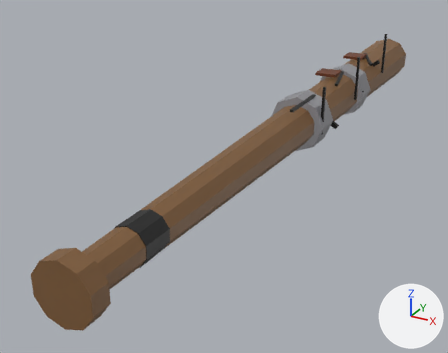
Before and after pictures for a commit that changed the glTF model assets/generated/items/bat_w2.glb.
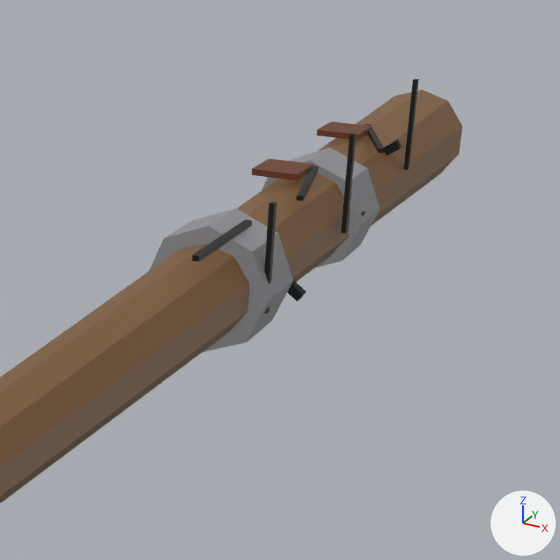
There are two pictures of each version: one whole from a 50 mm lens placed at (0.287, -0.415, 0.261), pointed at (-0.064, 0.222, -0.058), one close up on the part from 46% to 100% of the width and 0% to 68% of the height. The axes (+X, +Y, +Z) are drawn at lower right. The lights are the same throughout. The first two pictures are the older version. Vertices at exactly the same position are counted once.

Before the edit, the objects in view are built like this:
```python
me_bat_w2 = bpy.data.meshes.new('bat_w2')
me_bat_w2.from_pydata(...)  # 180 vertices, 296 faces; spans x -0.037..0.037, y -0.14..0.73, z -0.037..0.072
me_bat_w2.materials.append(mat_defaultmaterial)
ob_bat_w2 = bpy.data.objects.new('bat_w2', me_bat_w2)
ob_bat_w2.location = (0.0, 0.0, 0.0)
```
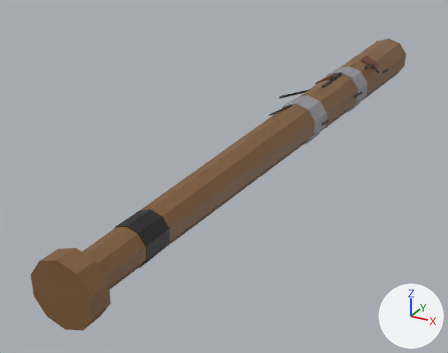
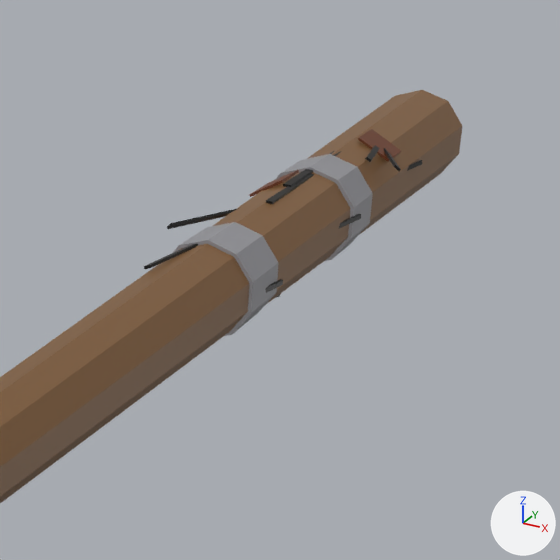
Where the change shows, as pixel boxes [x1, y1, x2, y2] in the close-ups (560 x 560 px; the box of a moved part takes in the faces that stretch with it):
'bat_w2', reshaped
    before: [0, 79, 462, 503]
    after: [0, 90, 462, 503]
part 1 of me_bat_w2, added
    after: [275, 154, 373, 261]
part 2 of me_bat_w2, added
    after: [173, 222, 278, 336]
part 3 of me_bat_w2, moved or reshaped
    before: [296, 166, 319, 201]
    after: [144, 243, 198, 269]
part 4 of me_bat_w2, added
    after: [283, 151, 342, 187]
part 5 of me_bat_w2, moved or reshaped
    before: [192, 220, 252, 262]
    after: [266, 174, 314, 204]
part 6 of me_bat_w2, moved or reshaped
    before: [365, 124, 384, 153]
    after: [365, 145, 380, 162]
part 7 of me_bat_w2, deleted
    before: [341, 133, 356, 233]
part 8 of me_bat_w2, deleted
    before: [287, 281, 306, 301]
part 9 of me_bat_w2, deleted
    before: [404, 79, 419, 170]
part 10 of me_bat_w2, deleted (brown)
    before: [252, 159, 313, 181]
part 11 of me_bat_w2, deleted
    before: [265, 202, 277, 313]
part 12 of me_bat_w2, moved or reshaped
    before: [149, 122, 402, 352]
    after: [167, 129, 422, 298]

The change in detail:
me_bat_w2 is used by ob_bat_w2; location (0.0, 0.0, 0.0).
me_bat_w2 had 180 vertices, 296 faces and spanned x -0.037..0.037, y -0.14..0.73, z -0.037..0.072.
me_bat_w2 now has 212 vertices, 348 faces and spans x -0.041..0.044, y -0.14..0.73, z -0.036..0.036.
me_bat_w2 part 1: a new loose piece, a 10-sided cylinder along y spanning x -0.031..0.031, y 0.464..0.504, z -0.033..0.033, in mat_defaultmaterial.
me_bat_w2 part 2: a new loose piece, a 10-sided cylinder along y spanning x -0.027..0.027, y 0.297..0.337, z -0.029..0.029, in mat_defaultmaterial.
me_bat_w2 part 3: the loose piece of 8 vertices spanning x 0.004..0.023, y 0.386..0.459, z 0.032..0.035 is scaled about its middle by (0.686, -1.01, -0.501), then moved by (-0.022, -0.136, -0.009).
me_bat_w2 part 4: a new loose piece, a box spanning x -0.0025..0.0025, y 0.4224..0.5216, z 0.0294..0.031, in mat_defaultmaterial.
me_bat_w2 part 5: the loose piece of 8 vertices spanning x 0.011..0.015, y 0.249..0.323, z 0.032..0.035 is moved by (-0.011, 0.136, -0.005).
me_bat_w2 part 6: the loose piece of 8 vertices spanning x -0.004..0.03, y 0.524..0.594, z 0.032..0.035 is multiplied about its middle by the matrix ((0.839, 0.221, 0.495), (-0.292, 0.953, 0.07), (-0.456, -0.203, 0.865)), then moved by (0.003, 0.0, -0.006).
me_bat_w2 part 7: the loose piece of 8 vertices spanning x 0.031..0.034, y 0.44..0.444, z 0.0..0.062 is deleted.
me_bat_w2 part 8: the loose piece of 8 vertices spanning x -0.031..0.031, y 0.376..0.382, z -0.026..0.019 is deleted.
me_bat_w2 part 9: the loose piece of 8 vertices spanning x 0.031..0.034, y 0.577..0.581, z 0.01..0.072 is deleted.
me_bat_w2 part 10: the loose piece of 8 vertices spanning x -0.025..0.005, y 0.426..0.456, z 0.033..0.037 is deleted.
me_bat_w2 part 11: the loose piece of 8 vertices spanning x 0.031..0.034, y 0.304..0.308, z -0.01..0.052 is deleted.
Part 12, on me_bat_w2:
56 vertices are removed from x -0.037..0.037, y 0.297..0.58, z -0.037..0.037.
92 faces are deleted.
80 vertices are added at x -0.041..0.044, y 0.294..0.611, z -0.029..0.035.
120 new faces join them.
